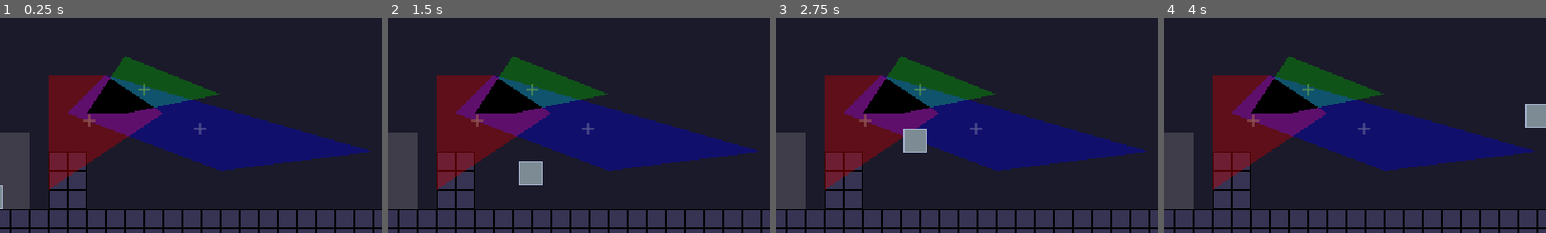
Above: before the commit, frames 1-4 (left to right).
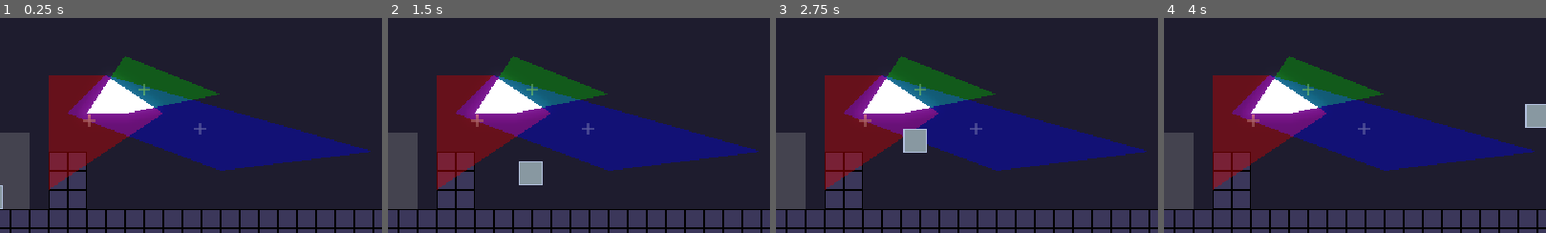
Above: after the commit, the same moments.

Repository: robotmaster/game-off-2026
Game: Godot game, scene res://scenes/rooms/test_room.tscn
Two runs of this game, one before a commit and one after it. Both use one fixed random seed, a clock stepped at 60 frames per second and the inputs below.
Inputs:
- Up to frame 1 (0.25 s): no input
- Up to frame 2 (1.5 s): tap Enter at 0.5 s; hold Up (up) 0.53-1.28 s; hold Right (right) from 0.53 s (still down); tap X (switch_edit) at 1.35 s
- Up to frame 3 (2.75 s): tap Up (up) at 1.52, 1.55, 1.82 s; release Right (right) at 2.03 s; hold Left (left) from 2.03 s (still down); hold Up (up) from 2.03 s (still down); tap C (switch_property) at 2.1 s
- Up to frame 4 (4 s): release Left (left) at 2.78 s; release Up (up) at 2.78 s; hold Right (right) from 2.78 s (still down); tap Z (toggle_play) at 2.85 s; tap Up (up) at 3.02, 3.05, 3.32 s; hold Up (up) from 3.53 s (still down)
The pictures show only the part of the screen within x 11-61%, y 50-100%; the shares and areas given below are measured in that part.

The runs differ from the first frame. In frame 1, 2.9% of the frame differs, in the area x 21-42%, y 26-49%; in frame 2, 2.9%; in frame 3, 2.9%; in frame 4, 2.9%.
Error in both runs: Invalid access to property or key 'allowed' on a base object of type 'Nil'. (res://scripts/room.gd:39)

Commit message:
finished adding light polygon

Diff:
--- a/game-off-2026/project.godot
+++ b/game-off-2026/project.godot
@@ -95,3 +95,4 @@
 
 textures/canvas_textures/default_texture_filter=0
 rendering_device/driver.windows="d3d12"
+environment/defaults/default_clear_color=Color(0, 0, 0, 1)
--- a/game-off-2026/scenes/room.tscn
+++ b/game-off-2026/scenes/room.tscn
@@ -127,8 +127,10 @@
 [node name="CollisionsAndVisuals" type="StaticBody2D" parent="MainPolygons/PolygonDisplays/IntersectionArea" unique_id=1418591758]
 
 [node name="SubViewport" type="SubViewport" parent="MainPolygons/PolygonDisplays/IntersectionArea" unique_id=1369055823]
+render_target_update_mode = 4
 
 [node name="Light" type="PointLight2D" parent="MainPolygons/PolygonDisplays/IntersectionArea" unique_id=1513066304]
+energy = 0.9
 
 [node name="CurrentPolygonOutline" type="Node2D" parent="MainPolygons/PolygonDisplays" unique_id=1542420041 node_paths=PackedStringArray("Room")]
 unique_name_in_owner = true
@@ -203,4 +205,4 @@
 PolygonMoveArea = NodePath("../SpecialElements/PolygonMoveArea")
 
 [node name="CanvasModulate" type="CanvasModulate" parent="." unique_id=1055200988]
-color = Color(0.8089983, 0.8089983, 0.8089982, 1)
+color = Color(0.8776157, 0.8776158, 0.87761563, 1)
--- a/game-off-2026/scenes/rooms/test_room.tscn
+++ b/game-off-2026/scenes/rooms/test_room.tscn
@@ -1,6 +1,13 @@
 [gd_scene format=4 uid="uid://c0xqx3aiy2bhd"]
 
 [ext_resource type="PackedScene" uid="uid://b8ioekin6ogii" path="res://scenes/room.tscn" id="1_mjm5x"]
+
+[sub_resource type="Gradient" id="Gradient_mjm5x"]
+
+[sub_resource type="GradientTexture2D" id="GradientTexture2D_mjm5x"]
+gradient = SubResource("Gradient_mjm5x")
+width = 640
+height = 360
 
 [node name="Room" unique_id=1685634979 instance=ExtResource("1_mjm5x")]
 
@@ -33,6 +40,9 @@
 color = Color(0, 1, 0, 1)
 polygon = PackedVector2Array(-128, 80, -208, 48, -240, 96, -208, 96)
 
+[node name="Light" parent="MainPolygons/PolygonDisplays/IntersectionArea" parent_id_path=PackedInt32Array(529638720) index="2" unique_id=1513066304]
+texture = SubResource("GradientTexture2D_mjm5x")
+
 [node name="Exit" parent="." index="6" unique_id=1218272071]
 position = Vector2(224, -80)
 
--- a/game-off-2026/scripts/intersection_area.gd
+++ b/game-off-2026/scripts/intersection_area.gd
@@ -2,11 +2,26 @@
 
 @export var Room : RoomRoot
 
-const INTERSECTION_AREA = preload("res://scenes/polygon_intersection_area.tscn")
+const LIGHT_FADE_DIST = 15.0
+const LIGHT_FADE_MULT = 0.7
+const LIGHT_POLYGON_SAMPLE_INTERVAL = 0.25
+
+var light_texture : ImageTexture
+
+#const INTERSECTION_AREA = preload("res://scenes/polygon_intersection_area.tscn")
 
 func _ready() -> void:
 	$CollisionsAndVisuals.global_transform = Transform2D()
 	$Light.global_transform = Transform2D()
+	$SubViewport.size = get_viewport_rect().size
+
+
+	var image : Image = $SubViewport.get_texture().get_image()
+
+	light_texture = ImageTexture.create_from_image(image)
+	light_texture.set_size_override(get_viewport_rect().size)
+
+	$Light.texture = light_texture
 
 func do_polygon_collisions() -> void:
 
@@ -22,7 +37,7 @@
 
 
 	for polygon_shape in overlap:
-		var new_intersection_area = INTERSECTION_AREA.instantiate()
+		var new_intersection_area := Polygon2D.new()
 		new_intersection_area.polygon = polygon_shape
 		$CollisionsAndVisuals.add_child(new_intersection_area)
 
@@ -30,8 +45,27 @@
 		new_collision.polygon = polygon_shape
 		$CollisionsAndVisuals.add_child(new_collision)
 
-	#intersection_polygon.polygon = intersection_polygon.global_transform.affine_inverse() * overlap[0]
+		_setup_light_areas_for_polygon(polygon_shape)
 
+
+func _setup_light_areas_for_polygon(polygon_shape : PackedVector2Array) -> void:
+
+	var offset_dist := 0.0
+	while offset_dist < LIGHT_FADE_DIST:
+		var offset_shape := Geometry2D.offset_polygon(polygon_shape, offset_dist, Geometry2D.PolyJoinType.JOIN_ROUND)
+
+		var light_area := Polygon2D.new()
+		light_area.position = get_viewport_rect().size / 2
+		light_area.polygon = offset_shape[0]
+
+
+		var polygon_color := LIGHT_FADE_MULT ** offset_dist
+		light_area.color = Color(polygon_color, polygon_color, polygon_color, 1)
+		$SubViewport.add_child(light_area)
+		$SubViewport.move_child(light_area, 0)
+
+
+		offset_dist += LIGHT_POLYGON_SAMPLE_INTERVAL
 
 
 func _get_overlap_in_polygons() -> Array[PackedVector2Array]:
@@ -51,3 +85,14 @@
 						overlap.append(overlap_region)
 
 	return overlap
+
+func _process(delta: float) -> void:
+	var image : Image = $SubViewport.get_texture().get_image()
+	image.save_png("user://a.png")
+	light_texture.set_image(image)
+
+	queue_redraw()
+
+func _draw() -> void:
+	pass
+	#draw_texture(light_texture, -get_viewport_rect().size / 2)
Binary file added: game-off-2026/sprites/test.aseprite
Binary file added: game-off-2026/sprites/test.png
Not shown, added: game-off-2026/sprites/test.png.import
